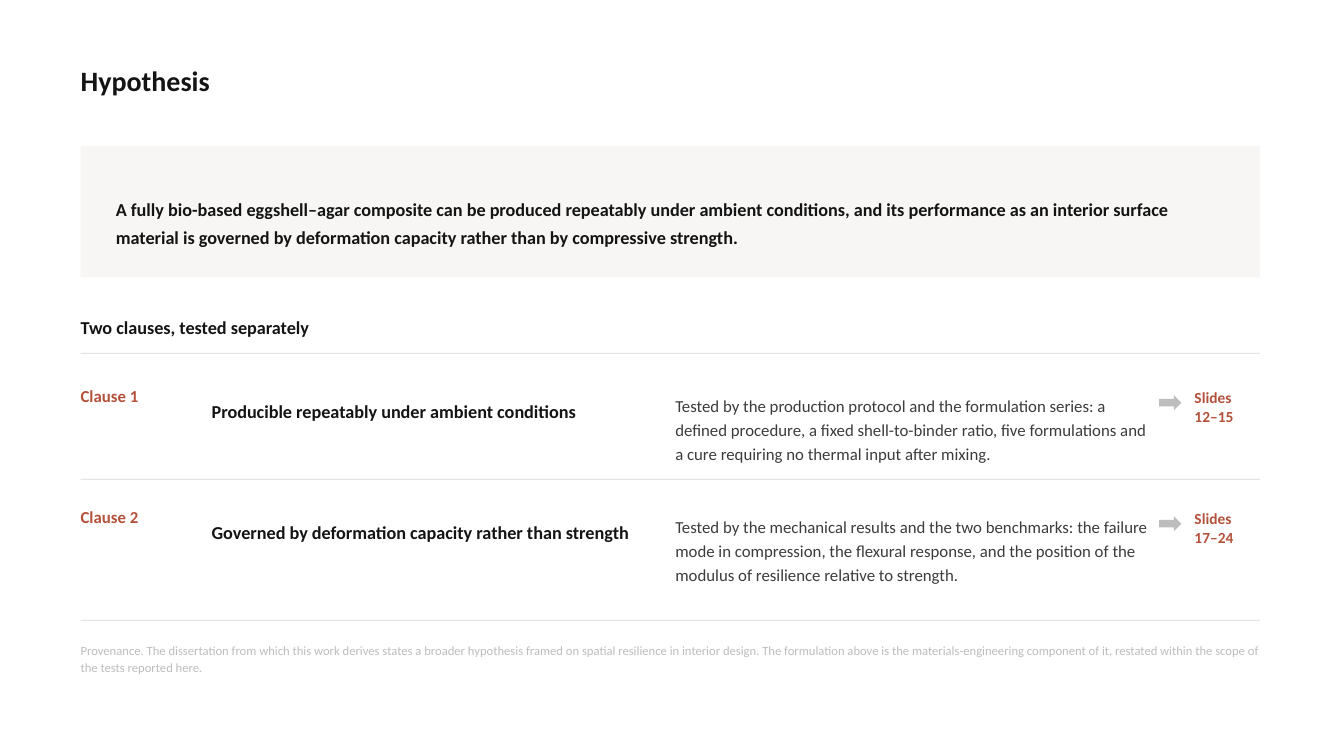
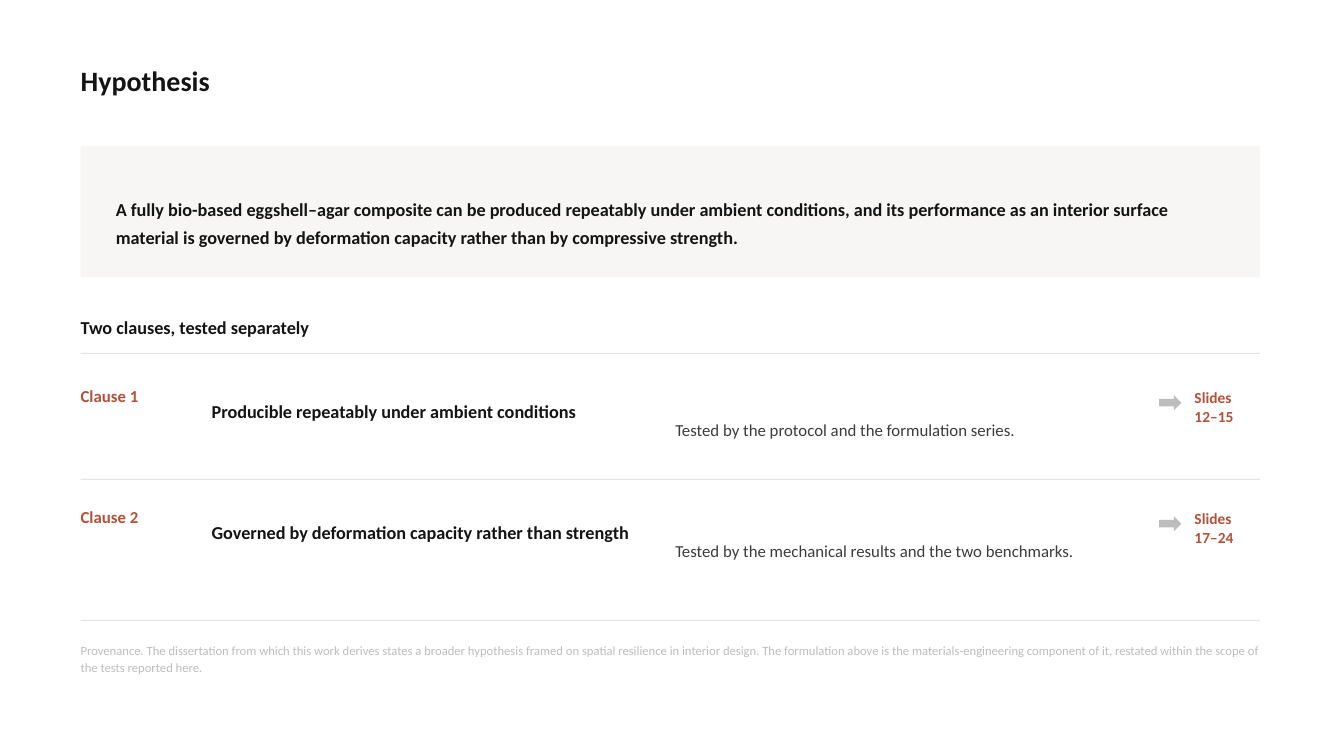
Before and after one commit to bunal91/sanat-ve-mekan, a slide deck: slide 10 of konferans-bildirisi/06-sunum/ICSMMEP26_Presentation_Unal.pptx. Drawn at 1344x756 pixels with LibreOffice and Linux fonts; fonts in the diff are those of the drawing. Boxes give left, top, right and bottom in pixels: in the first picture for what was removed or moved away, otherwise in the second. Text is boxed around its words. In the diff, an @@ line names an element or a change of style, - is before the commit and + after.

```diff
--- a/konferans-bildirisi/06-sunum/ICSMMEP26_Presentation_Unal.pptx
+++ b/konferans-bildirisi/06-sunum/ICSMMEP26_Presentation_Unal.pptx
@@ text at box(675, 424, 1015, 439): text changed @@
-Tested by the production protocol and the formulation series: a defined procedure, a fixed shell-to-binder ratio, five formulations and a cure requiring no thermal input after mixing.
+Tested by the protocol and the formulation series.
@@ text at box(675, 545, 1073, 560): text changed @@
-Tested by the mechanical results and the two benchmarks: the failure mode in compression, the flexural response, and the position of the modulus of resilience relative to strength.
+Tested by the mechanical results and the two benchmarks.
```
Also in this commit, not shown: 12 other slides changed, 1 slide added, 2 slides removed, 6 other files.
